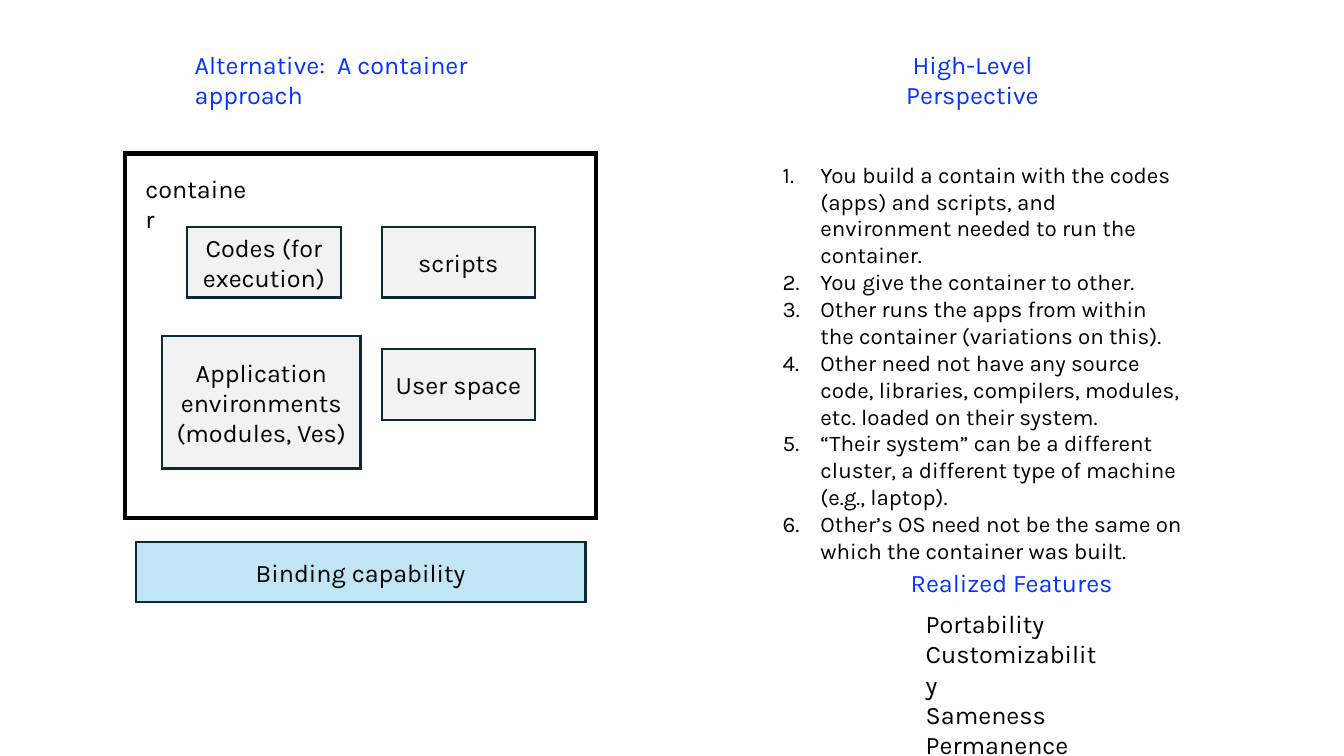
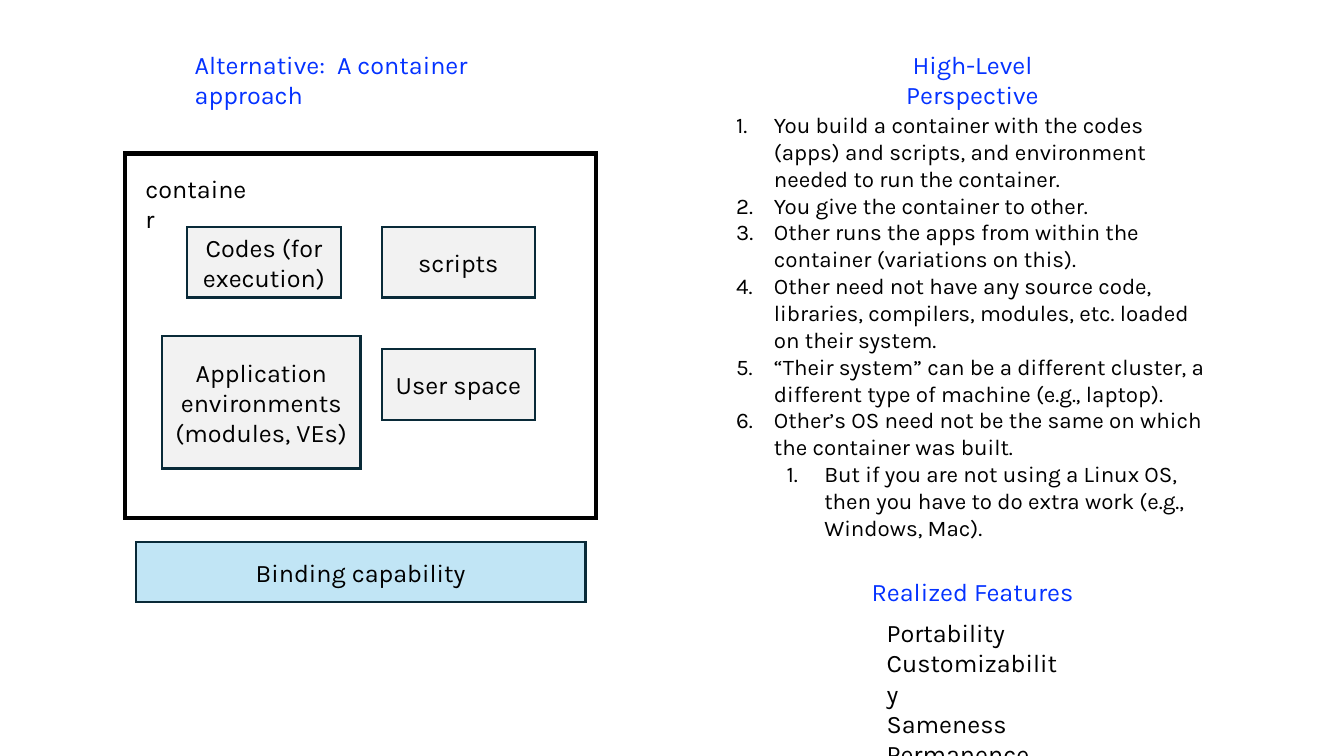
Before and after one commit to AdvancedResearchComputing/Workshops, a slide deck: slide 1 of containers/figures/problem-setup-2.pptx. Drawn at 1344x756 pixels with LibreOffice and Linux fonts; fonts in the diff are those of the drawing. Boxes give left, top, right and bottom in pixels: in the first picture for what was removed or moved away, otherwise in the second. Text is boxed around its words. In the diff, an @@ line names an element or a change of style, - is before the commit and + after.

```diff
--- a/containers/figures/problem-setup-2.pptx
+++ b/containers/figures/problem-setup-2.pptx
@@ text "You build a container with ...": place and size @@
-text "You build a container with ..." at <box>820,167,1182,560</box>
+text "You build a container with ..." at <box>774,117,1204,539</box>
@@ text at <box>774,117,1146,188</box>: text changed @@
-1. You build a contain with the codes (apps) and scripts, and environment needed to run the container.
+1. You build a container with the codes (apps) and scripts, and environment needed to run the container.
@@ text in rectangle at <box>175,424,347,445</box>: text changed @@
-(modules, Ves)
+(modules, VEs)
@@ text at <box>824,466,1184,539</box>: paragraph added @@
+  1. But if you are not using a Linux OS, then you have to do extra work (e.g., Windows, Mac).
@@ text "Realized Features": place and size @@
-text "Realized Features" at <box>911,574,1112,593</box>
+text "Realized Features" at <box>872,583,1073,602</box>
@@ text "Portability" rewrapped from <box>926,615,1069,755</box> to <box>887,624,1007,734</box> @@
```
Also in this commit, not shown: 2 other files.
